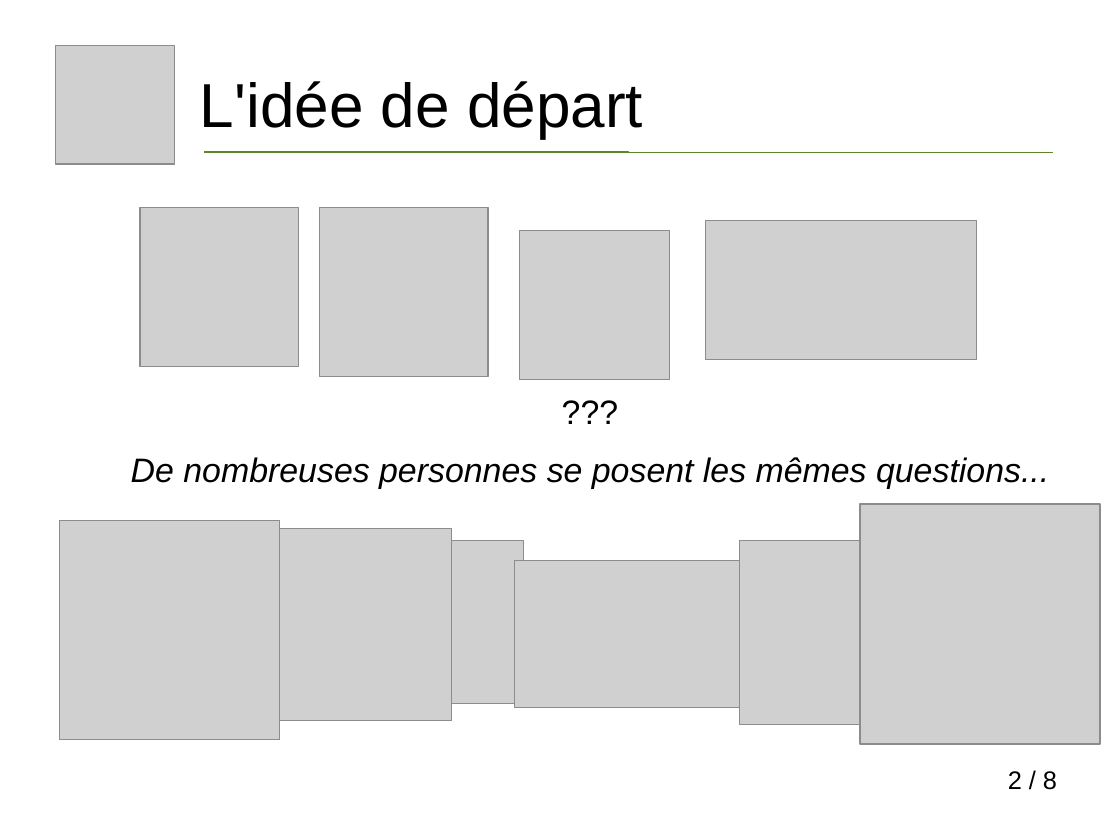
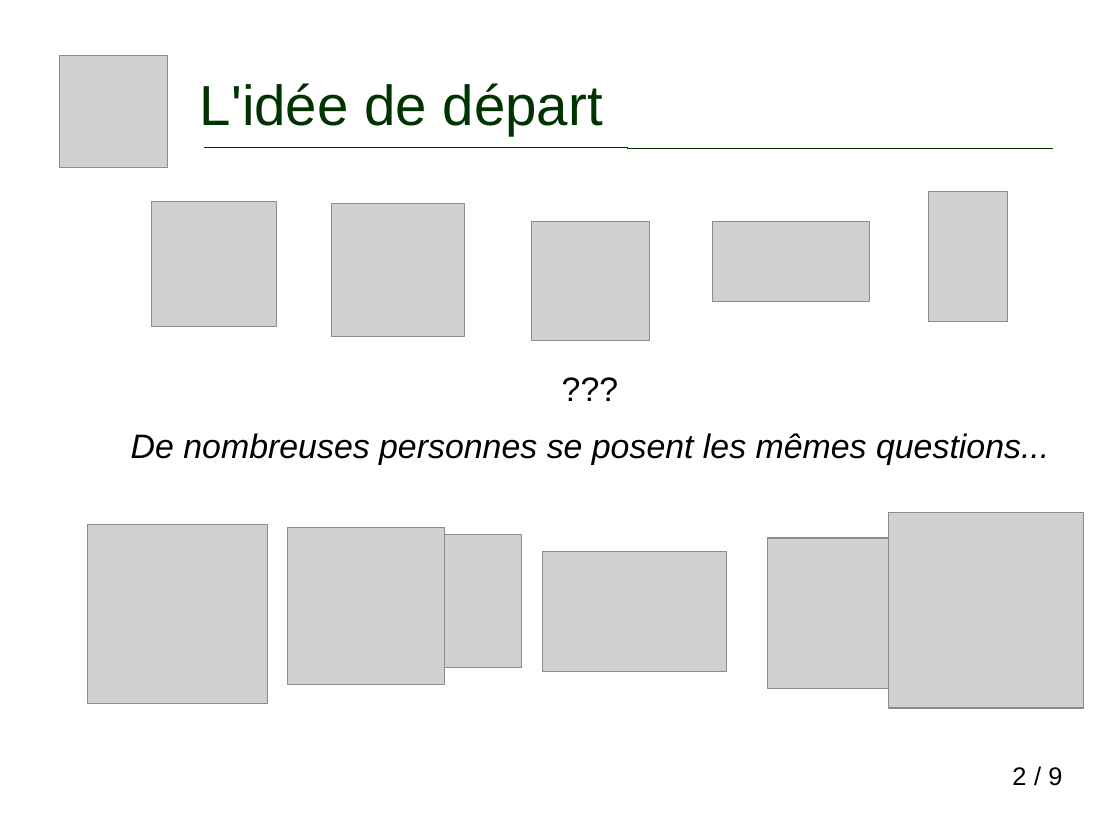
Before and after one commit to vivreanantes/VivreANantes_Complements, a slide deck: slide 2 of doc/Presentation_Mieux_Trier_A_Nantes.ppt. Drawn at 1120x840 pixels with LibreOffice and Linux fonts; fonts in the diff are those of the drawing; grey boxes stand for pictures. Boxes give left, top, right and bottom in pixels: in the first picture for what was removed or moved away, otherwise in the second. Text is boxed around its words. In the diff, an @@ line names an element or a change of style, - is before the commit and + after.

```diff
--- a/doc/Presentation_Mieux_Trier_A_Nantes.ppt
+++ b/doc/Presentation_Mieux_Trier_A_Nantes.ppt
@@ picture: place and size @@
-picture at [56, 46, 175, 165]
+picture at [60, 56, 168, 168]
@@ text "L'idée de départ" at [200, 83, 603, 136]: size 44 to 40 pt, text colour #000000 to #003300 @@
@@ elbow line moved from (204, 152) - (1053, 152) to (204, 147) - (1053, 148) @@
@@ elbow line (204, 147) - (1053, 148): stroke #5C8526 0.74 pt to #003300 0.74 pt @@
@@ picture: place and size @@
-picture at [140, 208, 299, 367]
+picture at [151, 201, 276, 326]
@@ picture: place and size @@
-picture at [320, 208, 488, 376]
+picture at [331, 203, 464, 336]
@@ picture added at [929, 192, 1008, 321] @@
@@ picture: place and size @@
-picture at [520, 231, 670, 380]
+picture at [532, 222, 649, 339]
@@ picture: place and size @@
-picture at [706, 221, 978, 360]
+picture at [712, 222, 869, 302]
@@ text "???": place and size @@
-text "???" at [131, 457, 1049, 489]
+text "???" at [131, 433, 1049, 465]
@@ picture: place and size @@
-picture at [60, 520, 279, 740]
+picture at [88, 524, 268, 704]
@@ picture: place and size @@
-picture at [260, 528, 452, 721]
+picture at [289, 527, 445, 684]
@@ picture: place and size @@
-picture at [360, 541, 523, 704]
+picture at [388, 535, 521, 668]
@@ picture: place and size @@
-picture at [740, 541, 925, 726]
+picture at [768, 539, 919, 690]
@@ picture: place and size @@
-picture at [861, 504, 1101, 744]
+picture at [888, 512, 1084, 708]
@@ picture: place and size @@
-picture at [515, 560, 741, 707]
+picture at [543, 551, 727, 671]
@@ page number: place and size @@
-page number at [1008, 771, 1022, 789]
+page number at [1012, 767, 1026, 785]
@@ text removed at [1043, 771, 1057, 790] @@
-/ 8
@@ text added at [1048, 767, 1062, 786], 18 pt, text #000000 @@
+/ 9
```
Also in this commit, not shown: 7 other slides changed, 1 slide added, 1 slide removed, 34 other files.
